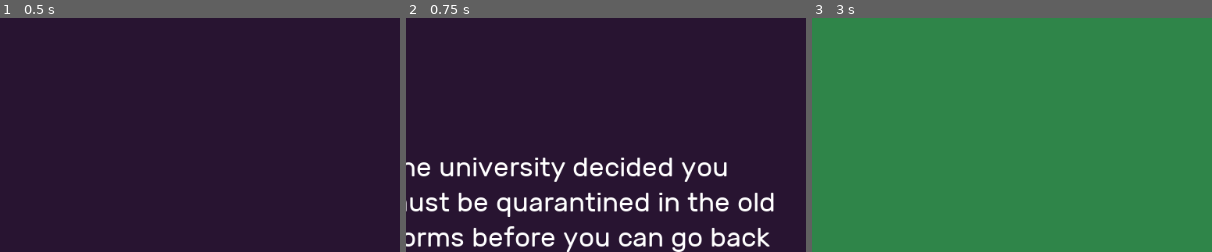
Above: before the commit, frames 1-3 (left to right).
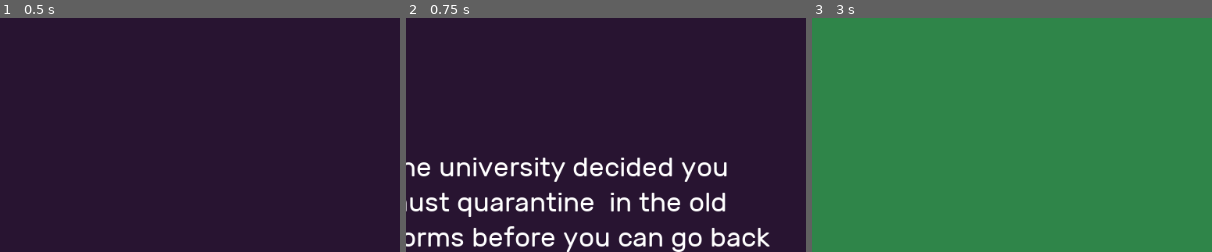
Above: after the commit, the same moments.

Repository: bsu-cs315/Stay-Home
Game: Godot game, scene res://src/Level.tscn
Same seed, same stepped clock (60 frames per second), same inputs: the game is played once before the commit and once after it.
Inputs:
- Up to frame 1 (0.5 s): no input
- Up to frame 2 (0.75 s): click "Play Again" at 0.5 s
- Up to frame 3 (3 s): click "Play Again" at 1.25 s; click "Play Again" at 2 s; click "Lets Go!" at 2.75 s
The pictures show only the part of the screen within x 50-100%, y 0-50%; the shares and areas given below are measured in that part.

Frame 1 is identical in both runs. In frame 2, 3.3% of the frame differs, in the area x 12-92%, y 74-86%; in frame 3, nothing differs.

Commit message:
Change player starting position

Diff:
--- a/project/src/Level.tscn
+++ b/project/src/Level.tscn
@@ -172,7 +172,7 @@
 }
 
 [node name="Player" parent="." instance=ExtResource( 2 )]
-position = Vector2( 178.923, -934.273 )
+position = Vector2( 14.2625, 528.994 )
 
 [node name="TileMap" type="TileMap" parent="."]
 tile_set = SubResource( 7 )
--- a/project/src/TitleScreen.tscn
+++ b/project/src/TitleScreen.tscn
@@ -64,8 +64,8 @@
 margin_top = 170.0
 margin_right = 989.0
 margin_bottom = 392.0
-custom_fonts/font = SubResource( 3 )
-text = "The university decided you must be quarantined in the old dorms before you can go back to classes! Everyone knows those dorms are haunted..."
+custom_fonts/font = SubResource( 1 )
+text = "The university decided you must quarantine  in the old dorms before you can go back to classes! Everyone knows those dorms are haunted..."
 autowrap = true
 __meta__ = {
 "_edit_use_anchors_": false
Not shown: 6 places in project/src/TitleScreen.tscn that only renumber resources
Not shown, changed: README.md
